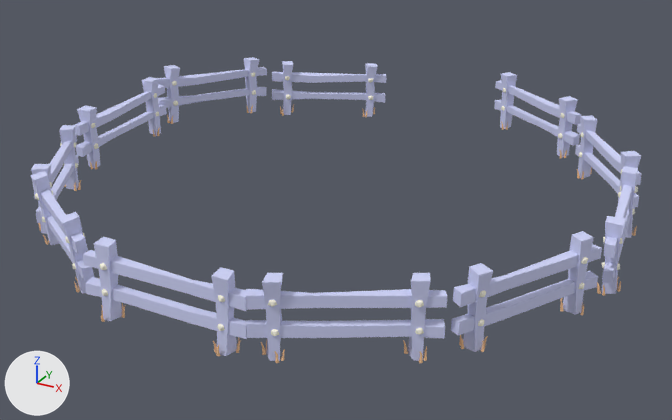
A saved change to the glTF model Assignments/Truc_Tran/Aframe/assets/fence-purple.gltf.
Both versions are drawn from a 50 mm lens placed at (8.23, -35.46, 5.51), pointed at (0.19, -20.85, -1.79). The axes (+X, +Y, +Z) are drawn at lower left. The lights are the same throughout. Where no turn or scale is listed for an object, it has been applied to the vertices.
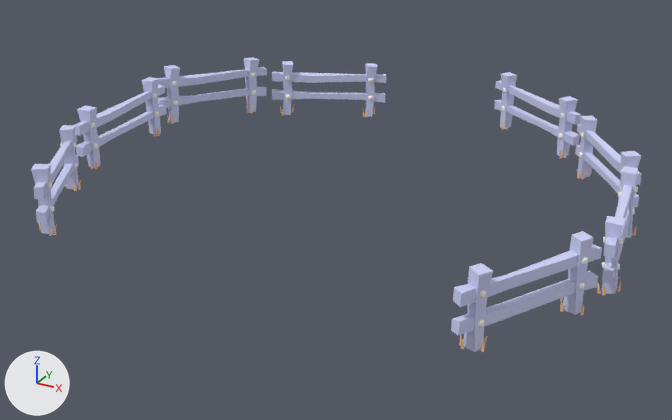
Pixel boxes (x1, y1, x2, y2) of what changed, in the pictures (672 x 420 px):
'Cube.039', deleted (blue)
    before: (246, 273, 447, 363)
    faces in mat_purple (blue #d0d4f9): (246, 273, 447, 361)
    faces in mat_orange (beige #fac898): (261, 340, 427, 363)
    faces in mat_cream_002 (white #fffceb): (268, 300, 424, 336)
'Cube.033', deleted (blue)
    before: (83, 237, 247, 356)
    faces in mat_purple (blue #d0d4f9): (83, 237, 247, 356)
    faces in mat_orange (beige #fac898): (101, 303, 241, 356)
    faces in mat_cream_002 (white #fffceb): (100, 263, 225, 331)
'Cube.032', deleted (blue)
    before: (30, 171, 94, 294)
    faces in mat_purple (blue #d0d4f9): (30, 171, 94, 294)

Patch to the scene script:
```diff
--- a/Assignments/Truc_Tran/Aframe/assets/fence-purple.gltf.py
+++ b/Assignments/Truc_Tran/Aframe/assets/fence-purple.gltf.py
@@ ob_cube_039 @@
-ob_cube_039 = bpy.data.objects.new('Cube.039', me_cube_039)
-ob_cube_039.location = (2.88, -25.34, -1.16)
@@ ob_cube_033 @@
-ob_cube_033 = bpy.data.objects.new('Cube.033', me_cube_025)
-ob_cube_033.location = (0.19, -26.06, -1.12)
-ob_cube_033.rotation_euler = (0.0298, 3.139, -1.51)  # degrees (1.7, 180, -87)
-ob_cube_033.scale = (-0.159, -0.148, -0.595)
@@ ob_cube_032 @@
-ob_cube_032 = bpy.data.objects.new('Cube.032', me_cube_024)
-ob_cube_032.location = (-2.49, -25.37, -0.94)
-ob_cube_032.rotation_euler = (3.13, -0.1, 1.009)  # degrees (179, -5.7, 58)
-ob_cube_032.scale = (-0.159, -0.148, -0.595)
```
